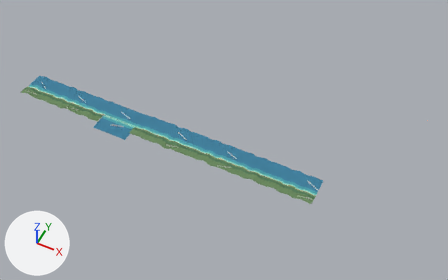
What one commit did to the Blender file tools/blender/scenes/okinawa.blend.
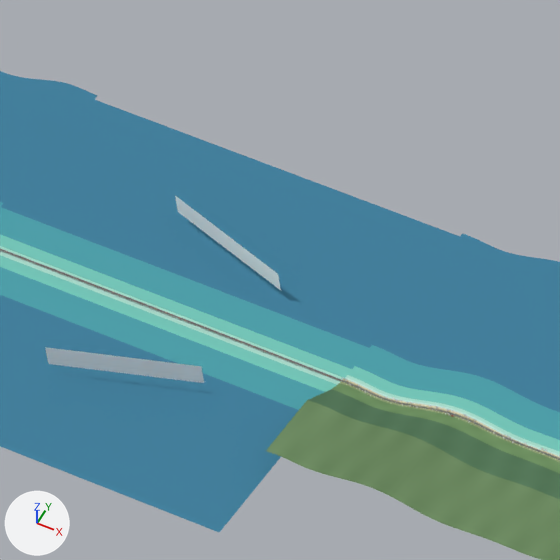
The first picture shows the older version from a 50 mm camera at (20939.0, -17623.0, 23680.0) aimed at (11734.0, 789.0, 665.0). The close-ups show the older and then the newer version on the part from 24% to 34% of the width and 34% to 51% of the height of that picture. Only the edits that show in the close-ups are written down. The axes (+X, +Y, +Z) are drawn at lower left. The lights are the same throughout.

In view in the first close-up: 'Land_006', 'Land_007', 'Land_008', 'OkinawaLagoon_021', 'OkinawaLagoon_022', 'OkinawaLagoon_023', 'OkinawaLagoon_024', 'OkinawaLagoon_025', 'OkinawaLagoon_026', 'OkinawaLagoon_027', 'OkinawaLagoon_028', 'OkinawaLagoon_029', 'OkinawaLagoon_031' and 19 more.
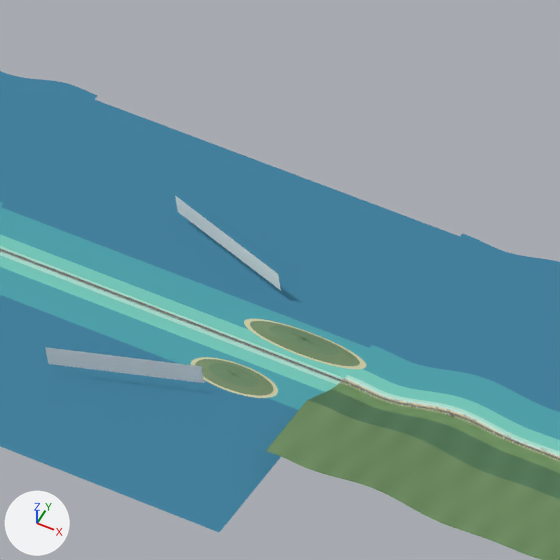
Location of each change, [x1, y1, x2, y2] in pixels of the close-ups (560 x 560 px):
'Land_007', reshaped (7% wider, 21% taller): before [266, 359, 477, 497]; after [252, 330, 477, 497]
'Land_006', reshaped (11% wider, 53% taller): before [102, 288, 283, 359]; after [102, 288, 303, 397]
part 1 of me_land_006, added (green): after [209, 363, 259, 387]
part 2 of me_land_006, added (green): after [195, 359, 272, 396]
part 3 of me_land_006, added: after [190, 357, 269, 397]
part 4 of me_land_006, added: after [244, 319, 303, 350]
part 5 of me_land_006, added (green): after [250, 321, 303, 349]
part 6 of me_land_006, added: after [269, 326, 303, 341]
part 7 of me_land_007, added (green): after [289, 330, 339, 355]
part 8 of me_land_007, added: after [287, 330, 366, 369]
part 9 of me_land_007, added (green): after [288, 331, 360, 366]
part 10 of me_land_007, added: after [252, 379, 278, 398]
part 11 of me_land_007, added: after [253, 380, 274, 395]

The edits, one by one:
me_land_006 is used by ob_land_006; location (0.0, 0.0, 0.0).
me_land_006 had 11976 vertices, 8880 faces and spanned x 5680.0..6640.0, y 59.0..68.0, z -1.0..12.0.
me_land_006 now has 12262 vertices, 9018 faces and spans x 5680.0..6675.0, y -209.0..257.0, z -1.0..36.0.
me_land_006 part 1: a new loose piece of 72 vertices spanning x 6373.0..6630.0, y -174.0..-81.0, z 15.0..26.0, in mat_land.
me_land_006 part 2: a new loose piece of 62 vertices spanning x 6301.0..6675.0, y -200.0..-54.0, z 2.0..19.0, in mat_land.
me_land_006 part 3: a new loose piece of 54 vertices spanning x 6276.0..6646.0, y -209.0..-45.0, z 0.0..2.0, in mat_land.
me_land_006 part 4: a new loose piece of 34 vertices spanning x 6351.0..6622.0, y 117.0..257.0, z 0.0..2.0, in mat_land.
me_land_006 part 5: a new loose piece of 34 vertices spanning x 6386.0..6640.0, y 124.0..249.0, z 2.0..26.0, in mat_land.
me_land_006 part 6: a new loose piece of 30 vertices spanning x 6489.0..6668.0, y 149.0..225.0, z 21.0..36.0, in mat_land.
me_land_007 is used by ob_land_007; location (0.0, 0.0, 0.0).
me_land_007 had 4850 vertices, 3316 faces and spanned x 6640.0..7597.0, y -552.0..136.0, z -1.0..148.0.
me_land_007 now has 5016 vertices, 3394 faces and spans x 6609.0..7597.0, y -552.0..258.0, z -1.0..148.0.
me_land_007 part 7: a new loose piece of 46 vertices spanning x 6609.0..6854.0, y 146.0..227.0, z 21.0..36.0, in mat_land.
me_land_007 part 8: a new loose piece of 42 vertices spanning x 6616.0..6991.0, y 116.0..258.0, z 0.0..2.0, in mat_land.
me_land_007 part 9: a new loose piece of 42 vertices spanning x 6622.0..6956.0, y 123.0..250.0, z 2.0..26.0, in mat_land.
me_land_007 part 10: a new loose piece of 22 vertices spanning x 6630.0..6726.0, y -190.0..-65.0, z 0.0..2.0, in mat_land.
me_land_007 part 11: a new loose piece of 14 vertices spanning x 6612.0..6702.0, y -164.0..-91.0, z 2.0..19.0, in mat_land.
